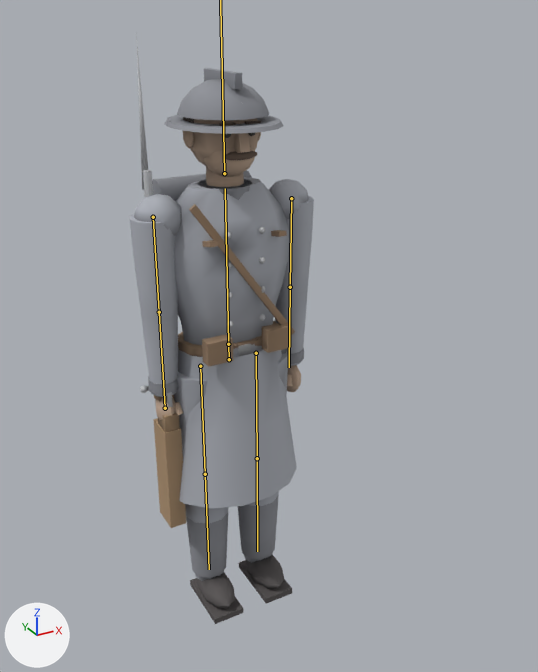
Before and after pictures for a commit that changed the glTF model Game/models/figures/modern_soldier_1.glb.
One viewpoint serves both versions: a camera (50 mm lens) standing at (-0.516, -1.085, 1.07) and looking at (0.066, -0.027, 0.541). Lighting does not change. The marker at lower left points along +X, +Y and +Z. The first picture is the older version. The bones that bend it are drawn over the model as lines.

Names of what the first picture shows: 'Body_Detail', 'Body_Uniform', 'Body_UniformDark'.
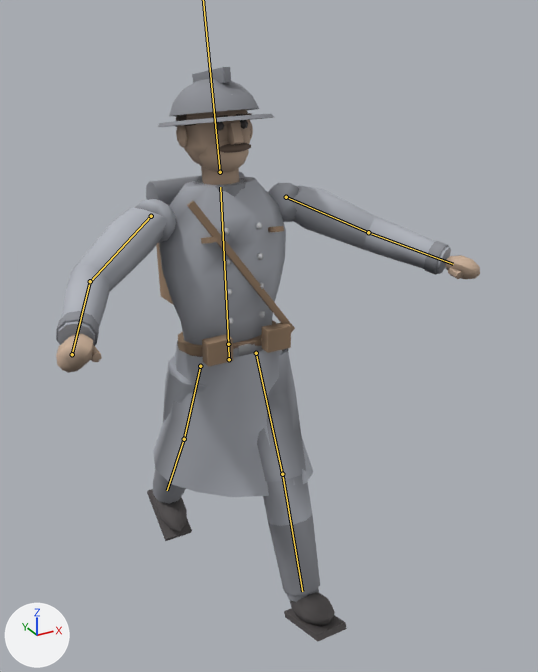
The newer file adds an action. The first version stands in its rest pose; the second is drawn at frame 7 of the action 'Dance'.

Pixel boxes (x1, y1, x2, y2) of what changed, in the pictures (538 x 672 px):
```json
{"object": "Body_Uniform", "change": "posed", "before": [130, 177, 314, 581], "after": [58, 177, 451, 602], "on screen": "113% wider"}
{"object": "Body_Detail", "change": "posed", "before": [136, 35, 301, 624], "after": [56, 94, 480, 641], "on screen": "156% wider, 7% shorter"}
{"object": "Body_UniformDark", "change": "posed", "before": [148, 68, 304, 578], "after": [56, 67, 449, 595], "on screen": "151% wider"}
{"bone": "Spine", "before": "(228, 344) to (225, 188)", "after": "(228, 344) to (220, 187)"}
{"bone": "UpperArm.L", "before": "(291, 198) to (290, 287)", "after": "(286, 197) to (368, 232)"}
{"bone": "Forearm.L", "before": "(290, 287) to (289, 367)", "after": "(368, 232) to (453, 264)"}
{"bone": "UpperArm.R", "before": "(153, 217) to (159, 312)", "after": "(151, 216) to (90, 282)"}
{"bone": "Forearm.R", "before": "(159, 312) to (165, 408)", "after": "(90, 281) to (72, 354)"}
{"bone": "Weapon", "before": "(165, 408) to (159, 311)", "after": "(72, 354) to (72, 354)"}
{"bone": "Thigh.L", "before": "(256, 353) to (257, 458)", "after": "(256, 353) to (282, 474)"}
{"bone": "Shin.L", "before": "(257, 458) to (257, 551)", "after": "(282, 474) to (302, 591)"}
{"bone": "Thigh.R", "before": "(200, 366) to (205, 474)", "after": "(200, 366) to (184, 439)"}
{"bone": "Shin.R", "before": "(205, 474) to (209, 569)", "after": "(184, 439) to (167, 490)"}
```

The change, as JSON lines over the scene's bpy script:
```json
{"block": "bone_spine", "where": "bone_spine = bpy.data.objects['Figure'].pose.bones['Spine']  # child of 'Hips'"}
{"op": "set", "path": "bone_spine.rotation_quaternion", "old": "(1.0, 0.0, 0.0, 0.0)", "new": "(1.0, -0.026, 0.017, 0.0)", "note": "degrees (0, 0, 0) -> degrees (-3, 2, 0)"}
{"block": "bone_head", "where": "bone_head = bpy.data.objects['Figure'].pose.bones['Head']  # child of 'Spine'"}
{"op": "set", "path": "bone_head.rotation_quaternion", "old": "(1.0, 0.0, 0.0, 0.0)", "new": "(0.999, -0.052, 0.0, 0.0)", "note": "degrees (0, 0, 0) -> degrees (-6, 0, 0)"}
{"block": "bone_upperarm_l", "where": "bone_upperarm_l = bpy.data.objects['Figure'].pose.bones['UpperArm.L']  # child of 'Spine'"}
{"op": "set", "path": "bone_upperarm_l.rotation_quaternion", "old": "(1.0, 0.0, 0.0, 0.0)", "new": "(0.837, -0.186, 0.111, -0.503)", "note": "degrees (0, 0, 0) -> degrees (-25, 0, -62)"}
{"block": "bone_forearm_l", "where": "bone_forearm_l = bpy.data.objects['Figure'].pose.bones['Forearm.L']  # child of 'UpperArm.L'"}
{"op": "set", "path": "bone_forearm_l.rotation_quaternion", "old": "(1.0, 0.0, 0.0, 0.0)", "new": "(0.954, -0.301, 0.0, 0.0)", "note": "degrees (0, 0, 0) -> degrees (-35, 0, 0)"}
{"block": "bone_upperarm_r", "where": "bone_upperarm_r = bpy.data.objects['Figure'].pose.bones['UpperArm.R']  # child of 'Spine'"}
{"op": "set", "path": "bone_upperarm_r.rotation_quaternion", "old": "(1.0, 0.0, 0.0, 0.0)", "new": "(0.837, -0.186, -0.111, 0.503)", "note": "degrees (0, 0, 0) -> degrees (-25, 0, 62)"}
{"block": "bone_forearm_r", "where": "bone_forearm_r = bpy.data.objects['Figure'].pose.bones['Forearm.R']  # child of 'UpperArm.R'"}
{"op": "set", "path": "bone_forearm_r.rotation_quaternion", "old": "(1.0, 0.0, 0.0, 0.0)", "new": "(0.954, -0.301, 0.0, 0.0)", "note": "degrees (0, 0, 0) -> degrees (-35, 0, 0)"}
{"block": "bone_weapon", "where": "bone_weapon = bpy.data.objects['Figure'].pose.bones['Weapon']  # child of 'Forearm.R'"}
{"op": "set", "path": "bone_weapon.rotation_quaternion", "old": "(1.0, 0.0, 0.0, 0.0)", "new": "(-0.921, -0.391, 0.0, 0.0)", "note": "degrees (0, 0, 0) -> degrees (46, 0, 0)"}
{"op": "set", "path": "bone_weapon.scale", "old": "(1.0, 1.0, 1.0)", "new": "(0.0, 0.0, 0.0)"}
{"block": "bone_thigh_l", "where": "bone_thigh_l = bpy.data.objects['Figure'].pose.bones['Thigh.L']  # child of 'Hips'"}
{"op": "set", "path": "bone_thigh_l.rotation_quaternion", "old": "(1.0, 0.0, 0.0, 0.0)", "new": "(0.974, -0.225, 0.0, 0.0)", "note": "degrees (0, 0, 0) -> degrees (-26, 0, 0)"}
{"block": "bone_shin_l", "where": "bone_shin_l = bpy.data.objects['Figure'].pose.bones['Shin.L']  # child of 'Thigh.L'"}
{"op": "set", "path": "bone_shin_l.rotation_quaternion", "old": "(1.0, 0.0, 0.0, 0.0)", "new": "(0.999, 0.052, 0.0, 0.0)", "note": "degrees (0, 0, 0) -> degrees (6, 0, 0)"}
{"block": "bone_thigh_r", "where": "bone_thigh_r = bpy.data.objects['Figure'].pose.bones['Thigh.R']  # child of 'Hips'"}
{"op": "set", "path": "bone_thigh_r.rotation_quaternion", "old": "(1.0, 0.0, 0.0, 0.0)", "new": "(0.974, 0.225, 0.0, 0.0)", "note": "degrees (0, 0, 0) -> degrees (26, 0, 0)"}
{"block": "bone_shin_r", "where": "bone_shin_r = bpy.data.objects['Figure'].pose.bones['Shin.R']  # child of 'Thigh.R'"}
{"op": "set", "path": "bone_shin_r.rotation_quaternion", "old": "(1.0, 0.0, 0.0, 0.0)", "new": "(0.999, 0.044, 0.0, 0.0)", "note": "degrees (0, 0, 0) -> degrees (5, 0, 0)"}
```
